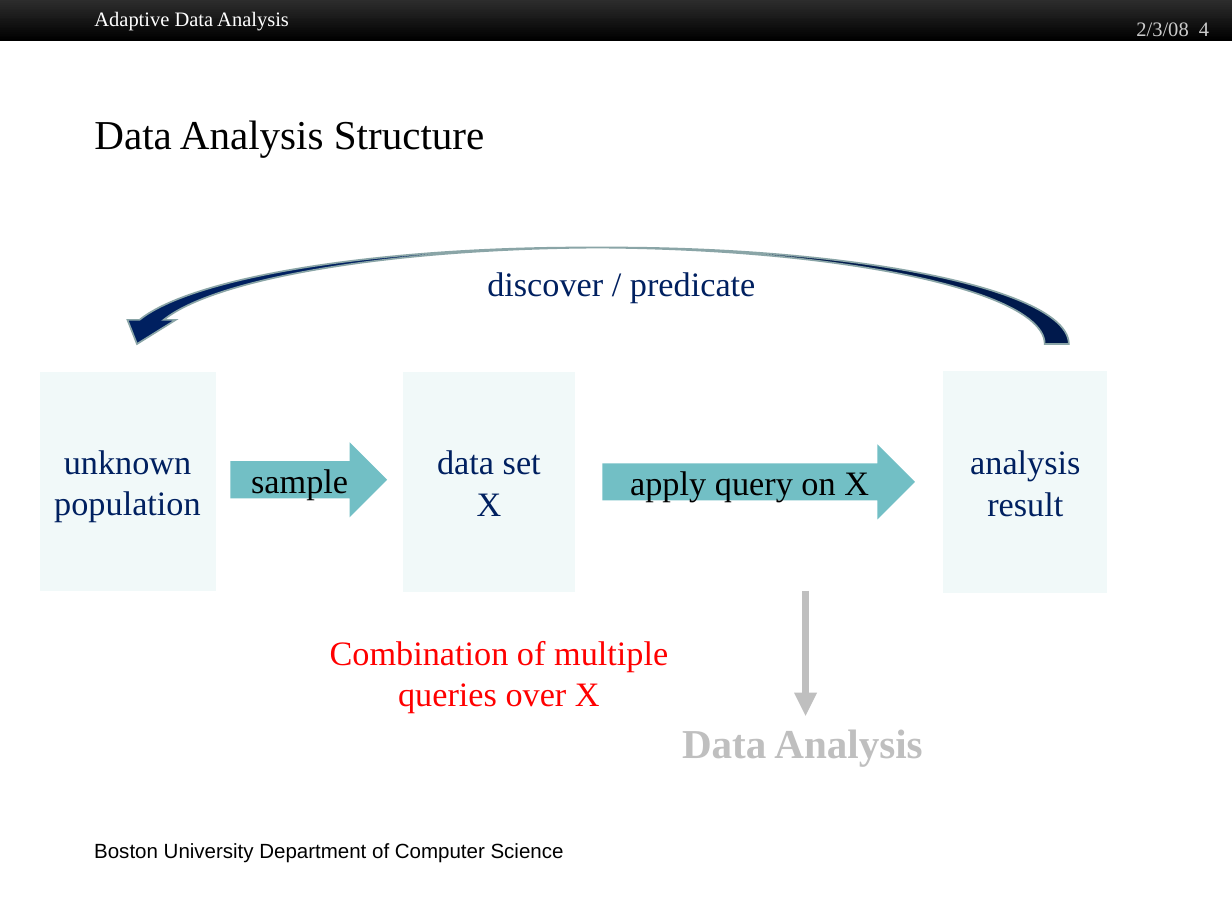
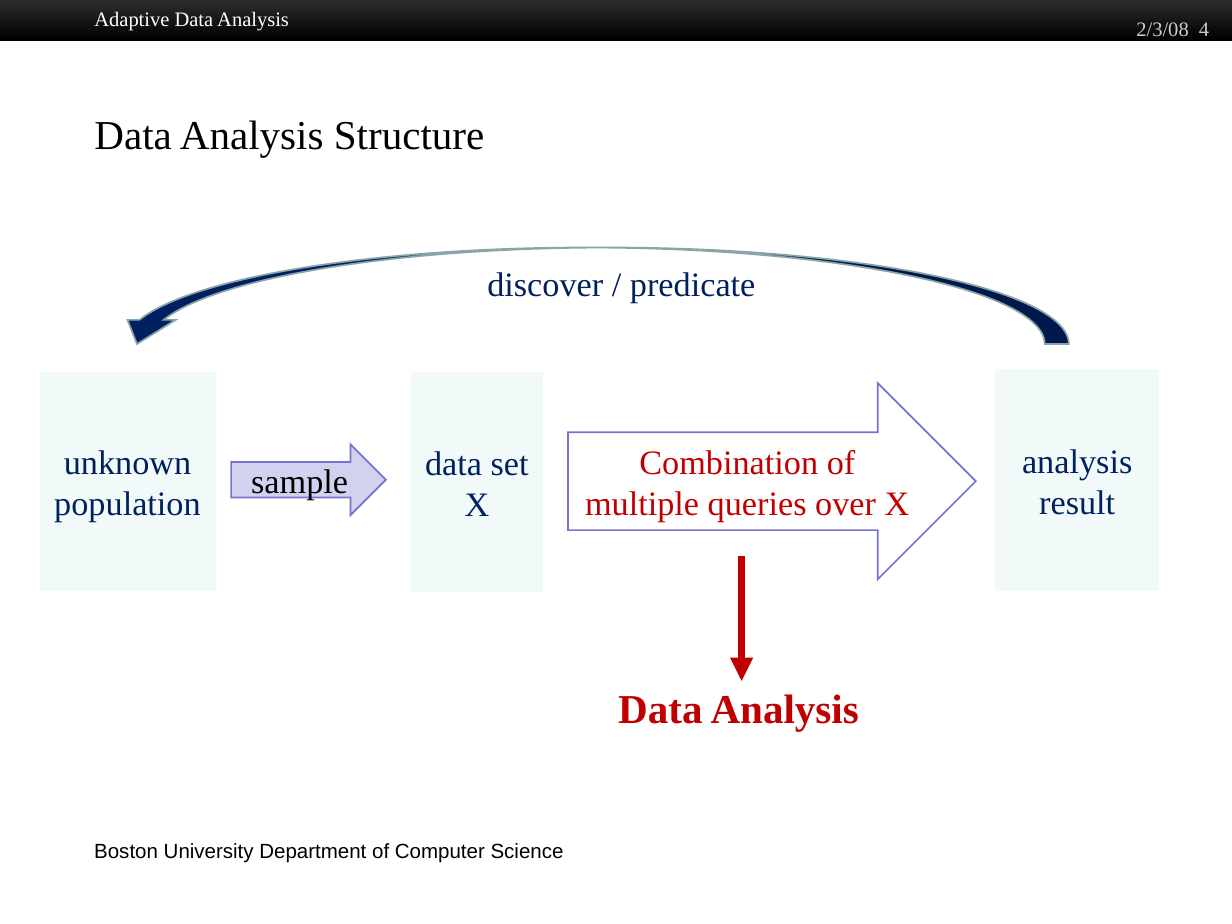
Before and after one commit to jiawenliu/PhD, a slide deck: slide 4 of CS/Prospectus/Slides/Jiawen Liu.pptx. Drawn at 1232x924 pixels with LibreOffice and Linux fonts; fonts in the diff are those of the drawing; background and template pictures are left out. Boxes give left, top, right and bottom in pixels: in the first picture for what was removed or moved away, otherwise in the second. Text is boxed around its words. In the diff, an @@ line names an element or a change of style, - is before the commit and + after.

```diff
--- a/CS/Prospectus/Slides/Jiawen Liu.pptx
+++ b/CS/Prospectus/Slides/Jiawen Liu.pptx
@@ rectangle "data set" resized from (x1=404, y1=373, x2=574, y2=591) to (x1=411, y1=373, x2=541, y2=591) @@
@@ right arrow "Combination of multiple queries over ..." resized from (x1=298, y1=607, x2=732, y2=736) to (x1=568, y1=383, x2=976, y2=579) @@
@@ right arrow "Combination of multiple queries over ..." at (x1=568, y1=383, x2=976, y2=579): text colour #FF0000 to #C00000; outline #FFFFFF 1 pt to #7575D1 1 pt @@
@@ rectangle "analysis result" moved from (x1=944, y1=372, x2=1106, y2=593) to (x1=995, y1=370, x2=1158, y2=590) @@
@@ right arrow "sample" at (x1=232, y1=445, x2=387, y2=516): fill #72BFC5 to #D1D1F0; outline #72BFC5 1 pt to #7575D1 1 pt @@
@@ right arrow "request query on X" at (x1=570, y1=445, x2=960, y2=516): fill #72BFC5 to #D1D1F0; outline #72BFC5 1 pt to #7575D1 1 pt @@
@@ right arrow "request query on X" resized from (x1=604, y1=446, x2=914, y2=517) to (x1=570, y1=445, x2=960, y2=516) @@
@@ text in right arrow at (x1=625, y1=466, x2=887, y2=500): text changed @@
-apply query on X
+request query on X
@@ arrow moved from (806, 591) - (806, 716) to (742, 556) - (742, 681) @@
@@ arrow (742, 556) - (742, 681): stroke #BFBFBF 4.5 pt to #C00000 4.5 pt @@
@@ text "Data Analysis" moved from (x1=682, y1=730, x2=922, y2=766) to (x1=618, y1=694, x2=859, y2=731) @@
@@ text "Data Analysis" at (x1=618, y1=694, x2=859, y2=731): text colour #BFBFBF to #C00000 @@
```
Also in this commit, not shown: 6 other slides changed, 17 other files.
